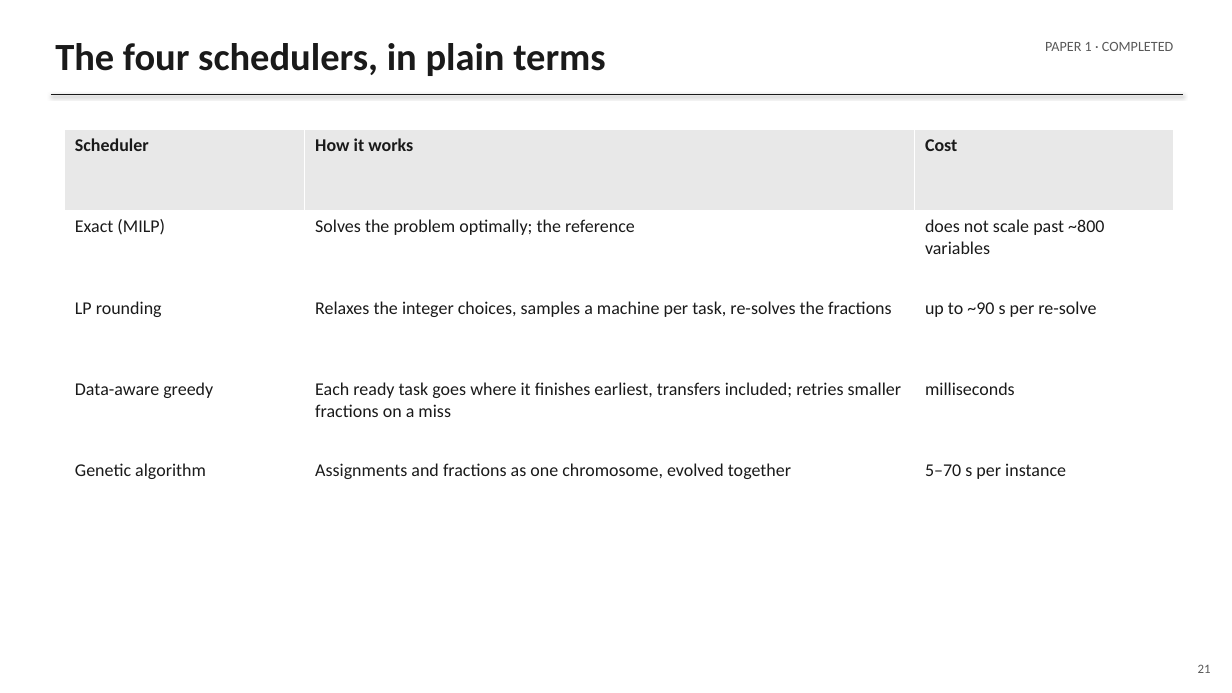
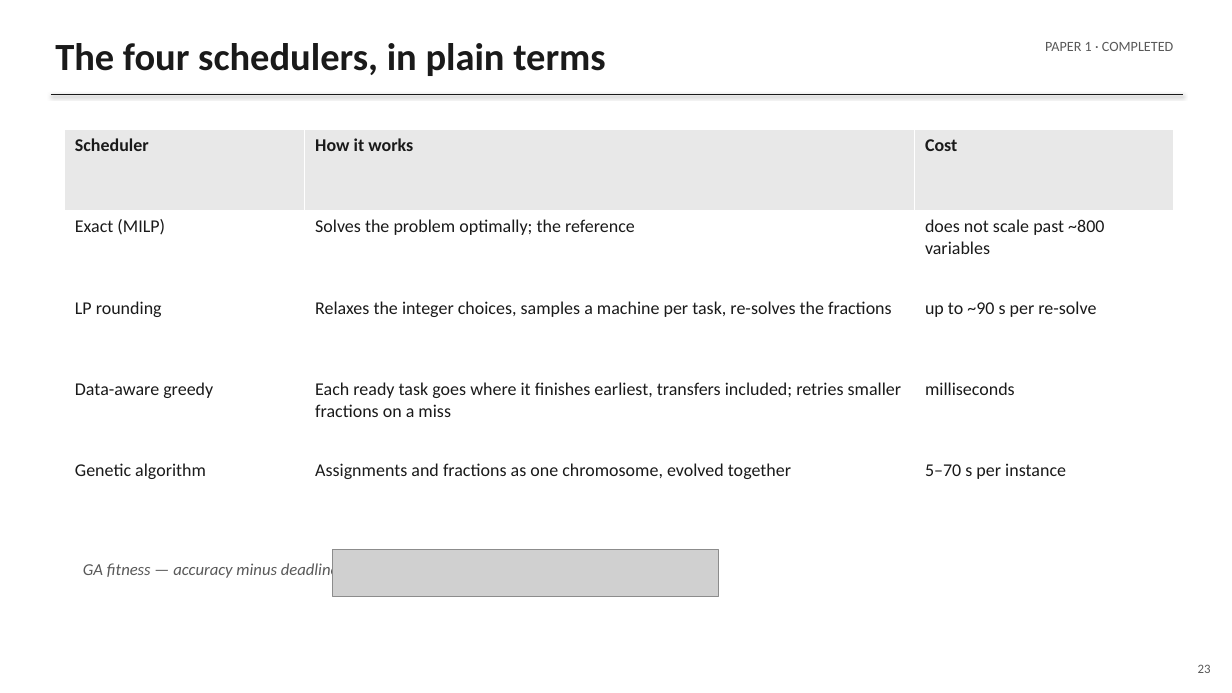
Before and after one commit to gayanigupta/data-aware-scheduling, a slide deck: slide 23 of slides/data-aware-scheduling.pptx (slide 21 before the commit). Drawn at 1232x693 pixels with LibreOffice and Linux fonts; fonts in the diff are those of the drawing; grey boxes stand for pictures. Boxes give left, top, right and bottom in pixels: in the first picture for what was removed or moved away, otherwise in the second. Text is boxed around its words. In the diff, an @@ line names an element or a change of style, - is before the commit and + after.

Commit message:
Add the papers' formulation and algorithms to the slides
- Transfer-cost equation c^ba_ji = D_ji/B_ba on its own slide
- New "The formulation" slide: the full MILP from the paper
  with one-line annotations per constraint
- Score and max-accuracy bound equations on the bound slide
- GA fitness equation under the schedulers table
- "The greedy scheduler, in code": the priority formula and
  the repeat/while pseudocode from the paper's Algorithm 1
- Recovery-cost equation C_rec on the Paper 3 cost slide
- RQ1 boundary rule written as a short algorithm block
- Equations rendered via matplotlib mathtext, same notation
  as main.tex

```diff
--- a/slides/data-aware-scheduling.pptx
+++ b/slides/data-aware-scheduling.pptx
@@ text added at (x1=83, y1=562, x2=339, y2=580), 13 pt, text #595959, italic @@
+GA fitness — accuracy minus deadline penalties:
@@ picture added at (x1=333, y1=550, x2=718, y2=596) @@
@@ text at (x1=1198, y1=664, x2=1211, y2=673): text changed @@
-21
+23
```
Also in this commit, not shown: 31 other slides changed, 3 slides added, 16 other files.
